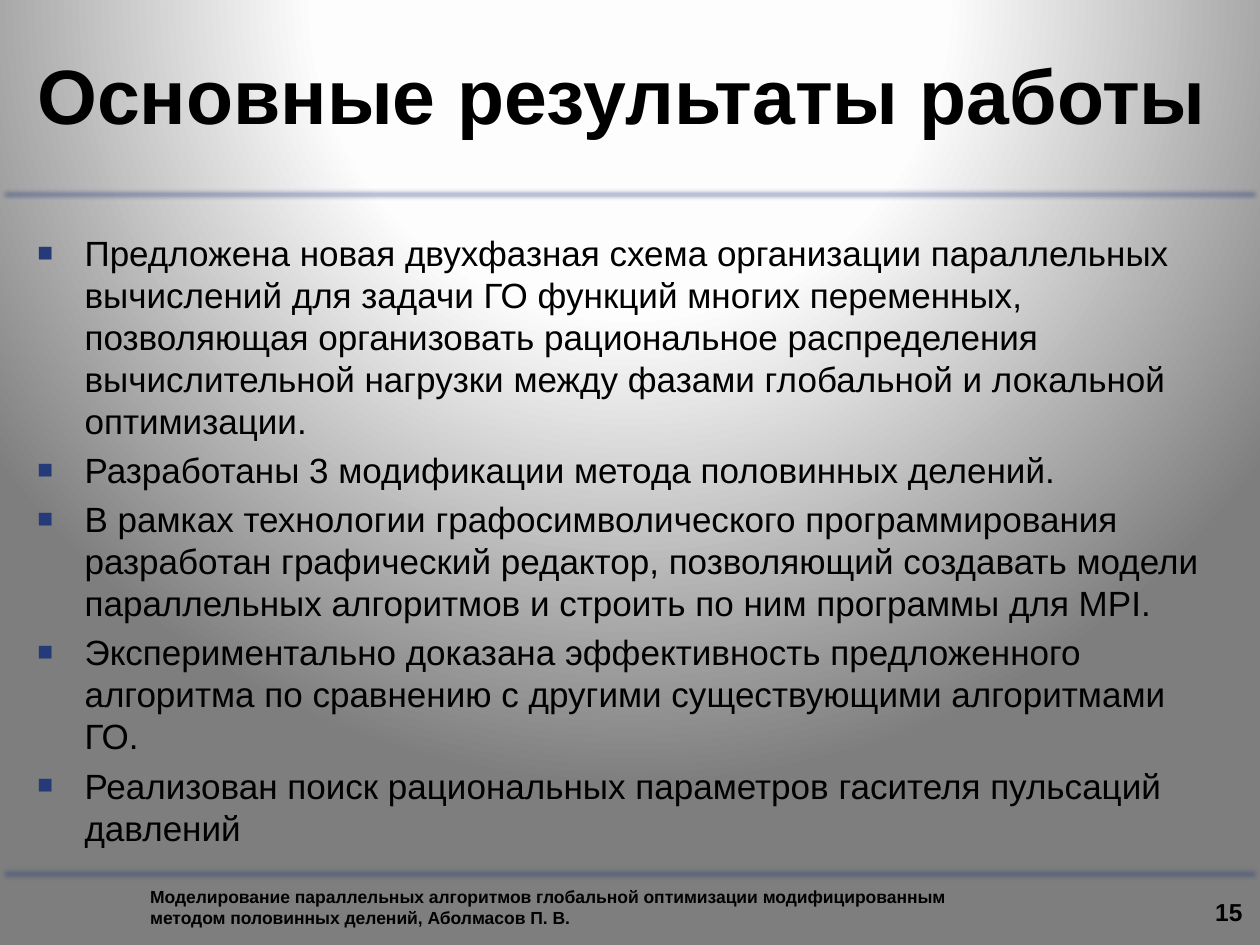
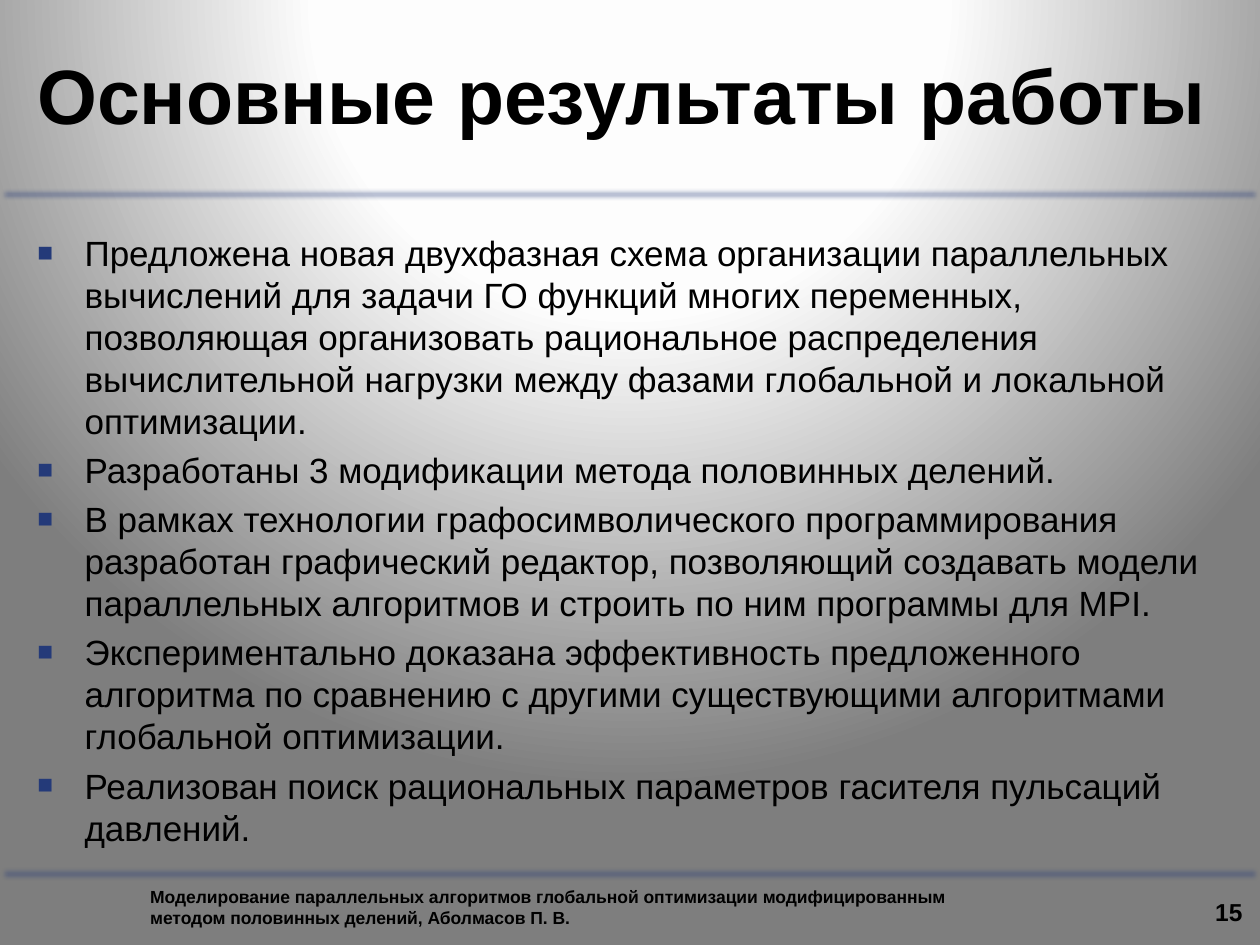
Before and after one commit to graf-abolmasov/PGraph, a slide deck: slide 15 of documentation/Презентация.pptx. Drawn at 1260x945 pixels with LibreOffice and Linux fonts; fonts in the diff are those of the drawing; background and template pictures are left out. Boxes give left, top, right and bottom in pixels: in the first picture for what was removed or moved away, otherwise in the second. Text is boxed around its words. In the diff, an @@ line names an element or a change of style, - is before the commit and + after.

```diff
--- a/documentation/Презентация.pptx
+++ b/documentation/Презентация.pptx
@@ text at box(85, 639, 1165, 847): text changed @@
-■ Экспериментально доказана эффективность предложенного алгоритма по сравнению с другими существующими алгоритмами ГО.
-■ Реализован поиск рациональных параметров гасителя пульсаций давлений
+■ Экспериментально доказана эффективность предложенного алгоритма по сравнению с другими существующими алгоритмами глобальной оптимизации.
+■ Реализован поиск рациональных параметров гасителя пульсаций давлений.
```
Also in this commit, not shown: 10 other slides changed, 1 slide added, 1 other file.
